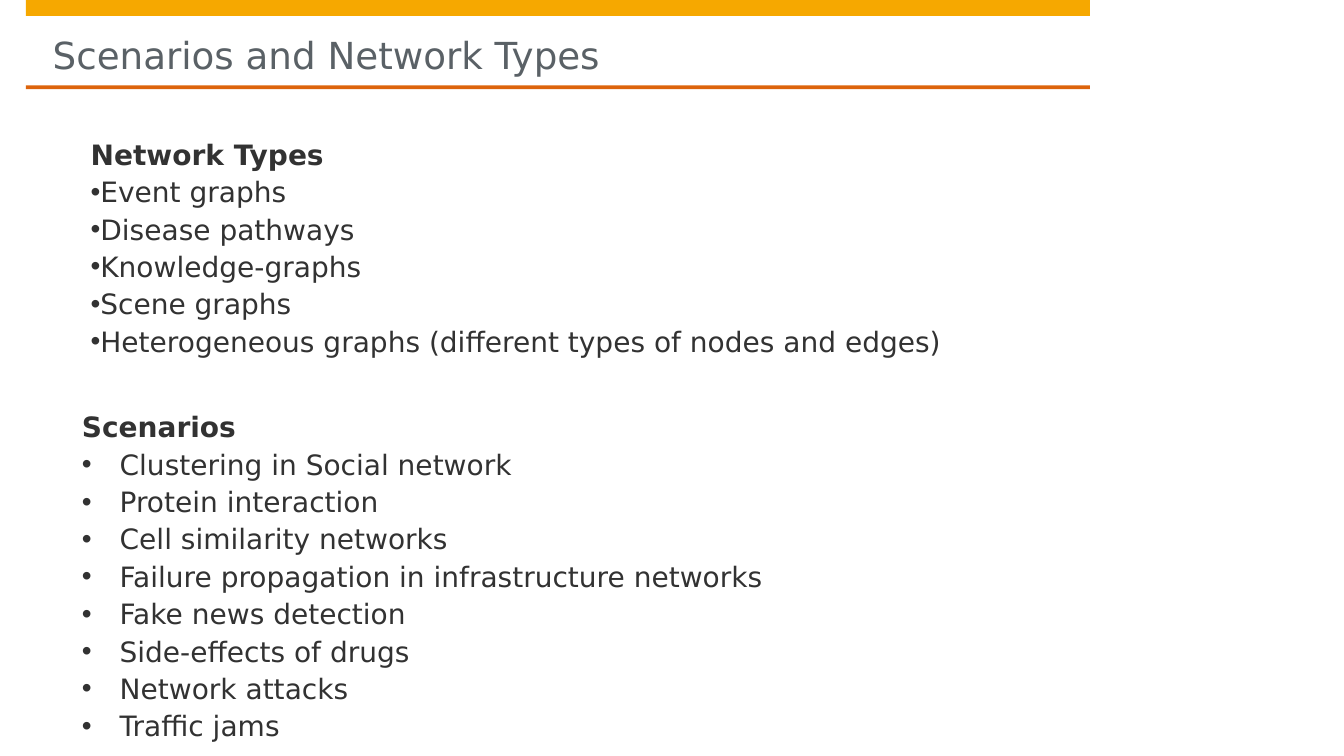
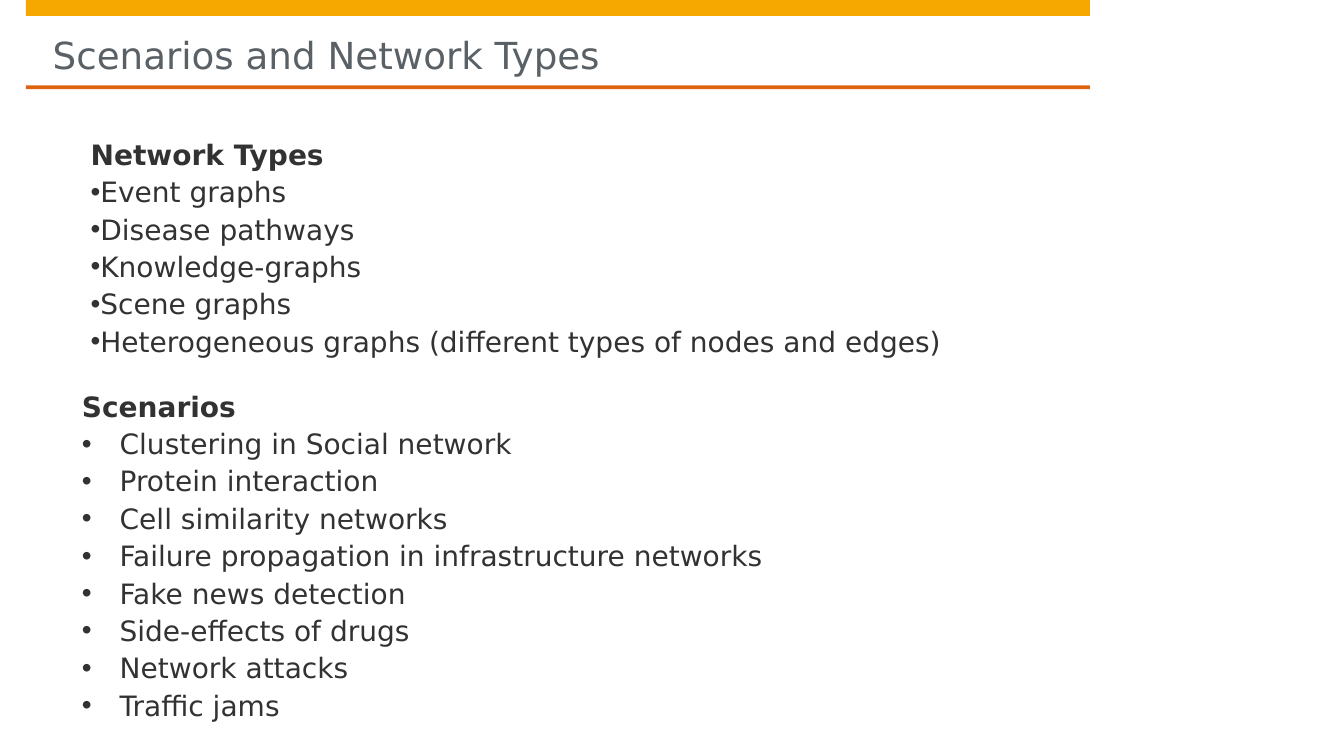
Before and after one commit to hpi-sam/GNN-Course-2020, a slide deck: slide 14 of 1. Planning_Organization.pptx. Drawn at 1344x756 pixels with LibreOffice and Linux fonts; fonts in the diff are those of the drawing; background and template pictures are left out. Boxes give left, top, right and bottom in pixels: in the first picture for what was removed or moved away, otherwise in the second. Text is boxed around its words. In the diff, an @@ line names an element or a change of style, - is before the commit and + after.

```diff
--- a/1. Planning_Organization.pptx
+++ b/1. Planning_Organization.pptx
@@ text "Scenarios": place and size @@
-text "Scenarios" at <box>82,415,762,742</box>
+text "Scenarios" at <box>82,395,762,722</box>
```
Also in this commit, not shown: 1 other slide changed.
